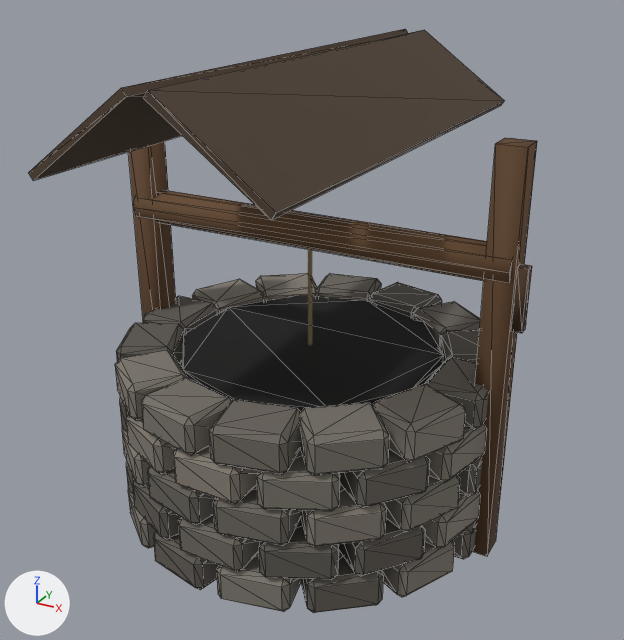
Renders of the glTF model reckoning/models/well.glb from each side of a commit.
One viewpoint serves both versions: a camera (50 mm lens) standing at (2.01, -3.63, 2.88) and looking at (0.03, -0.04, 1.09). Arrows for +X, +Y and +Z are at lower left; the lights stay in place. The first picture is the older version. Mesh edges are drawn as thin lines on the coarser meshes. Vertices at exactly the same position are counted once.

The first picture shows 'well_roof', 'well_soot', 'well_stone', 'well_wood' and 1 more.
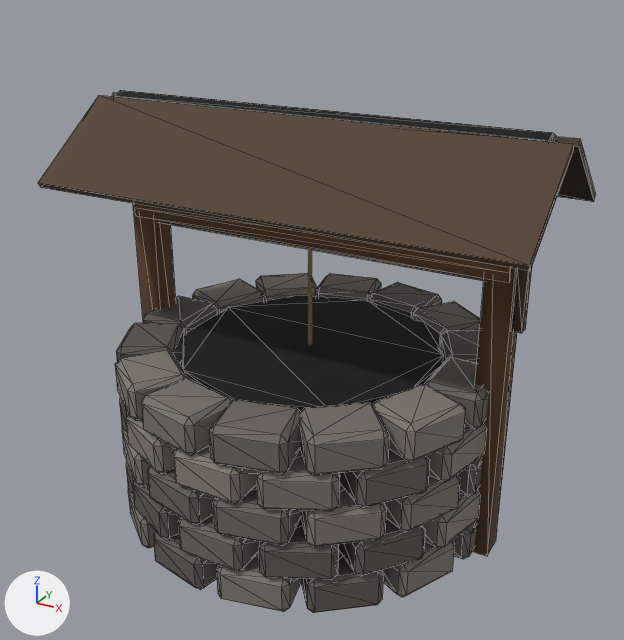
Boxes (x1, y1, x2, y2) around the edits, measured in the pictures (624 x 640 px):
'well_roof', moved, turned
    before: (29, 29, 504, 220)
    after: (38, 92, 596, 271)
'well_wood', reshaped
    before: (128, 138, 537, 556)
    after: (114, 90, 556, 556)
part 2 of me_well_wood, added
    after: (114, 90, 556, 142)

Diff of the bpy script that builds the scene:
```diff
--- a/reckoning/models/well.glb.py
+++ b/reckoning/models/well.glb.py
@@ me_well_roof @@
 # used by ob_well_roof; location = (0.0, 0.0, 0.0)
-me_well_roof.from_pydata(...)  # 16 vertices, 24 faces; spans x -0.56..0.56, y -1.25..1.25, z 2.03..2.41
+me_well_roof.from_pydata(...)  # 16 vertices, 24 faces; spans x -1.25..1.25, y -0.56..0.56, z 1.74..2.13
+# me_well_roof part 1: the whole mesh is turned 90 degrees about the z axis through its middle, then moved by (0.0, 0.0, -0.29)
 me_well_roof.materials.append(mat_well_roof)
@@ me_well_wood @@
 # used by ob_well_wood; location = (0.0, 0.0, 0.0)
-me_well_wood.from_pydata(...)  # 68 vertices, 116 faces; spans x -1.07..1.14, y -0.16..0.16, z 0.0..2.1
+me_well_wood.from_pydata(...)  # 84 vertices, 144 faces; spans x -1.15..1.15, y -0.16..0.16, z 0.0..2.15
+# me_well_wood part 2: a new loose piece, an 8-sided cylinder along x spanning x -1.15..1.15, y -0.08..0.08, z 2.0..2.15, in mat_well_wood
 me_well_wood.materials.append(mat_well_wood)
```
